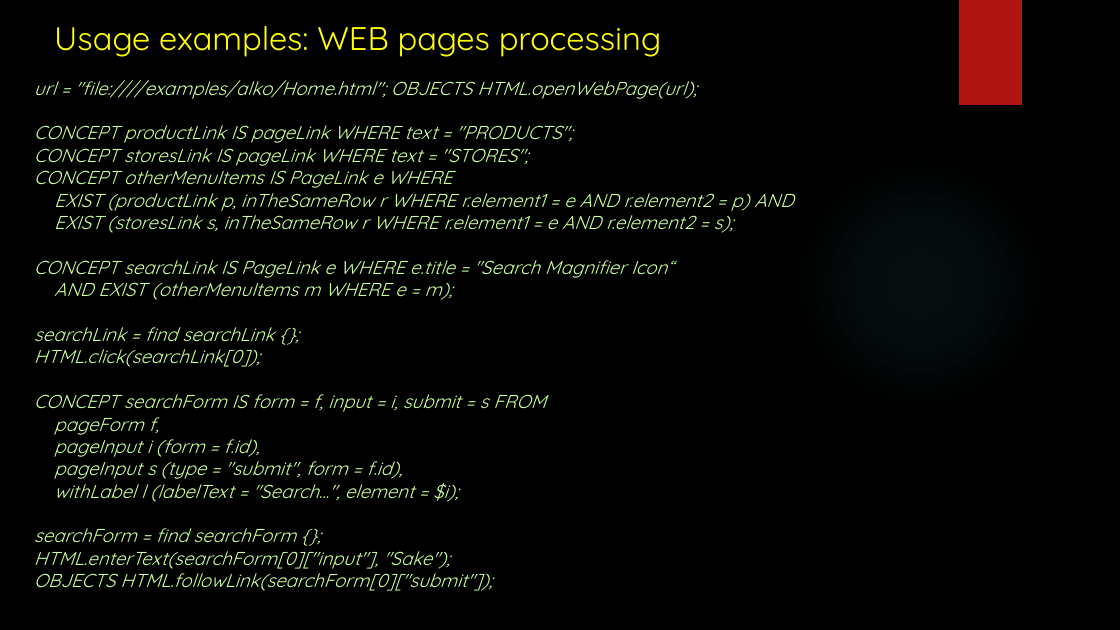
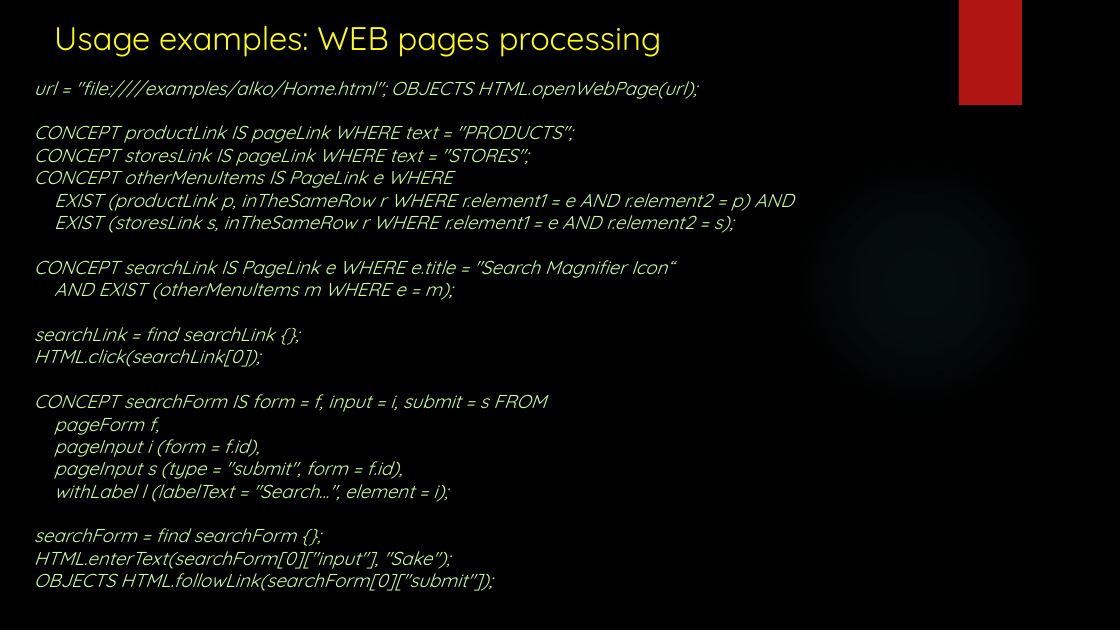
Before and after one commit to Voropay/ConceptualProgramming, a slide deck: slide 23 of presentation.pptx. Drawn at 1120x630 pixels with LibreOffice and Linux fonts; fonts in the diff are those of the drawing; background and template pictures are left out. Boxes give left, top, right and bottom in pixels: in the first picture for what was removed or moved away, otherwise in the second. Text is boxed around its words. In the diff, an @@ line names an element or a change of style, - is before the commit and + after.

```diff
--- a/presentation.pptx
+++ b/presentation.pptx
@@ text at (54, 477, 448, 502): text changed @@
-withLabel l (labelText = "Search...", element = $i);
+withLabel l (labelText = "Search...", element = i);
```
Also in this commit, not shown: 2 other slides changed, 25 other files.
